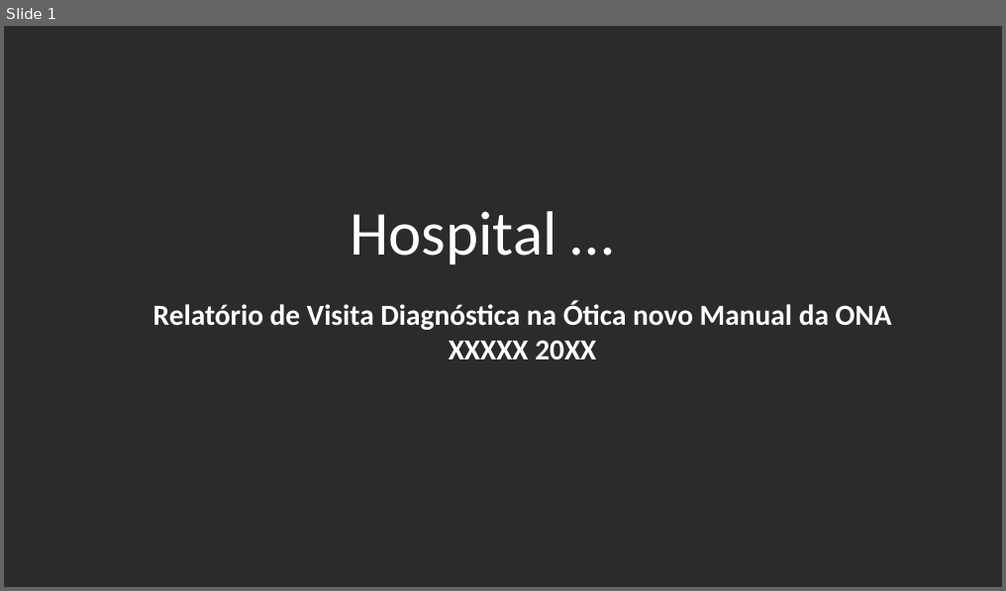
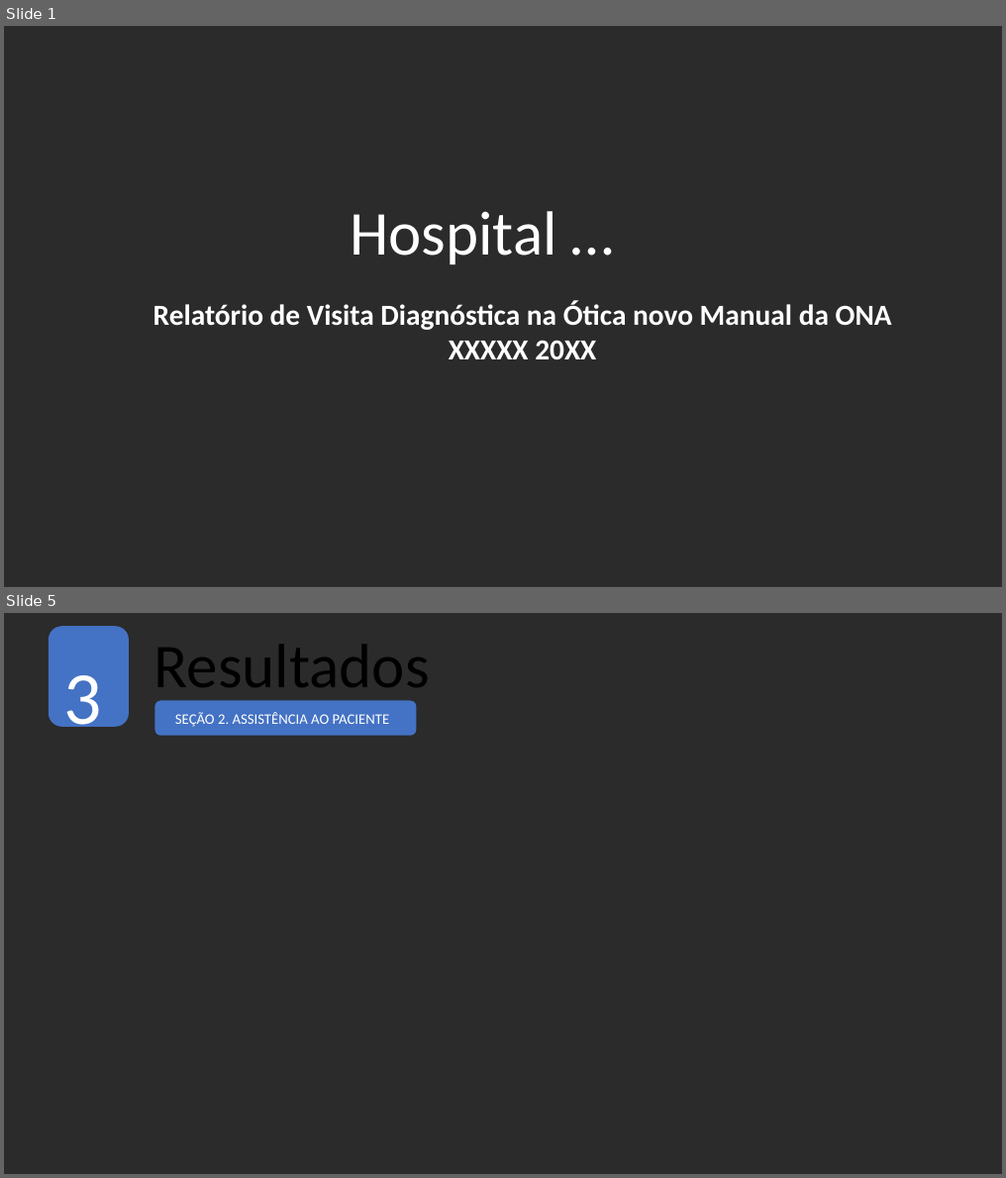
Before and after one commit to gustapfp/dodo, a slide deck: report/helpers/template-ona-report.pptx. Shown one above the other, each under a label of ours: slide 1 before the commit, slides 1 and 5 after it; the slides between them are not shown. The pictures are 1006x591 and 1006x1178 pixels, drawn with LibreOffice and Linux fonts; fonts in the diff are those of the drawing; background and template pictures are left out; a plain dark background stands for a picture behind light text. Boxes give left, top, right and bottom in pixels: in the first picture for what was removed or moved away, otherwise in the second. Text is boxed around its words. In the diff, an @@ line names an element or a change of style, - is before the commit and + after.

```diff
--- a/report/helpers/template-ona-report.pptx
+++ b/report/helpers/template-ona-report.pptx
@@ slide 5 added at (x1=4, y1=613, x2=1002, y2=1174), background picture (left out) @@
@@ rounded rectangle added at (x1=49, y1=627, x2=129, y2=727), fill #4472C4 @@
@@ text added at (x1=154, y1=645, x2=430, y2=703), 60 pt, text #000000 @@
+Resultados
@@ text added at (x1=63, y1=675, x2=101, y2=741), 72 pt, text #FFFFFF @@
+3
@@ rounded rectangle added at (x1=155, y1=700, x2=417, y2=736), fill #4472C4 @@
@@ text added at (x1=175, y1=712, x2=390, y2=727), 14 pt, text #FFFFFF @@
+SEÇÃO 2. ASSISTÊNCIA AO PACIENTE
```
Also in this commit, not shown: 8 slides changed, 4 other slides added, 5 other files.
